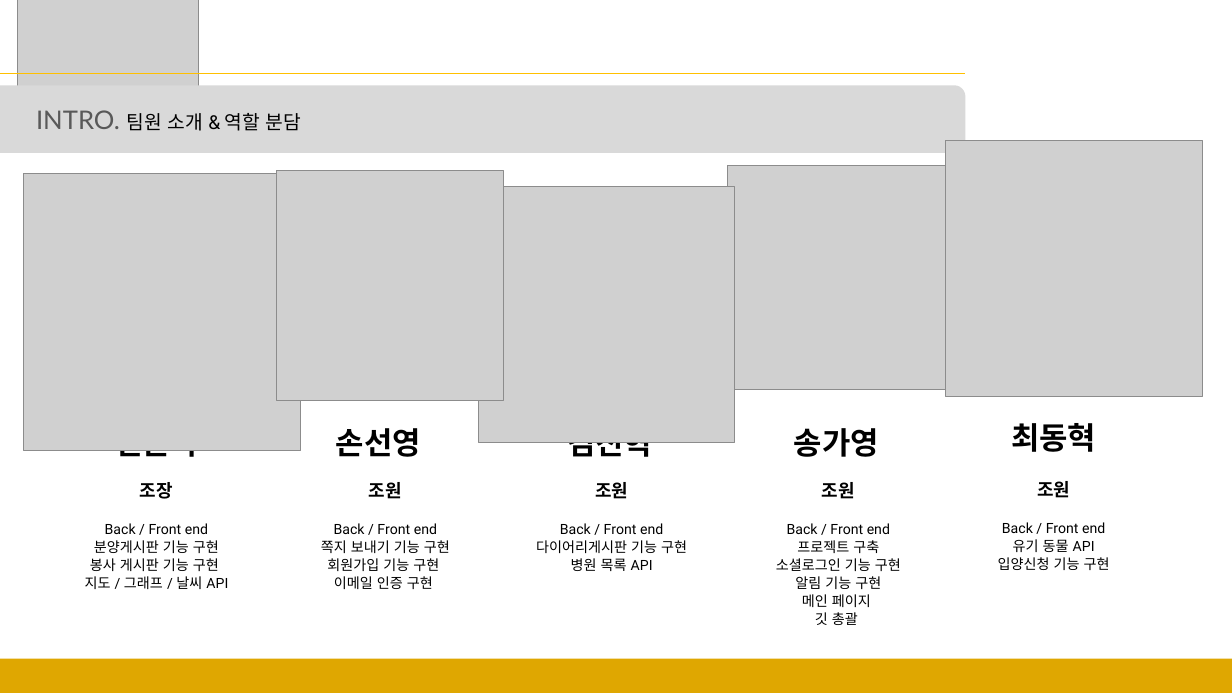
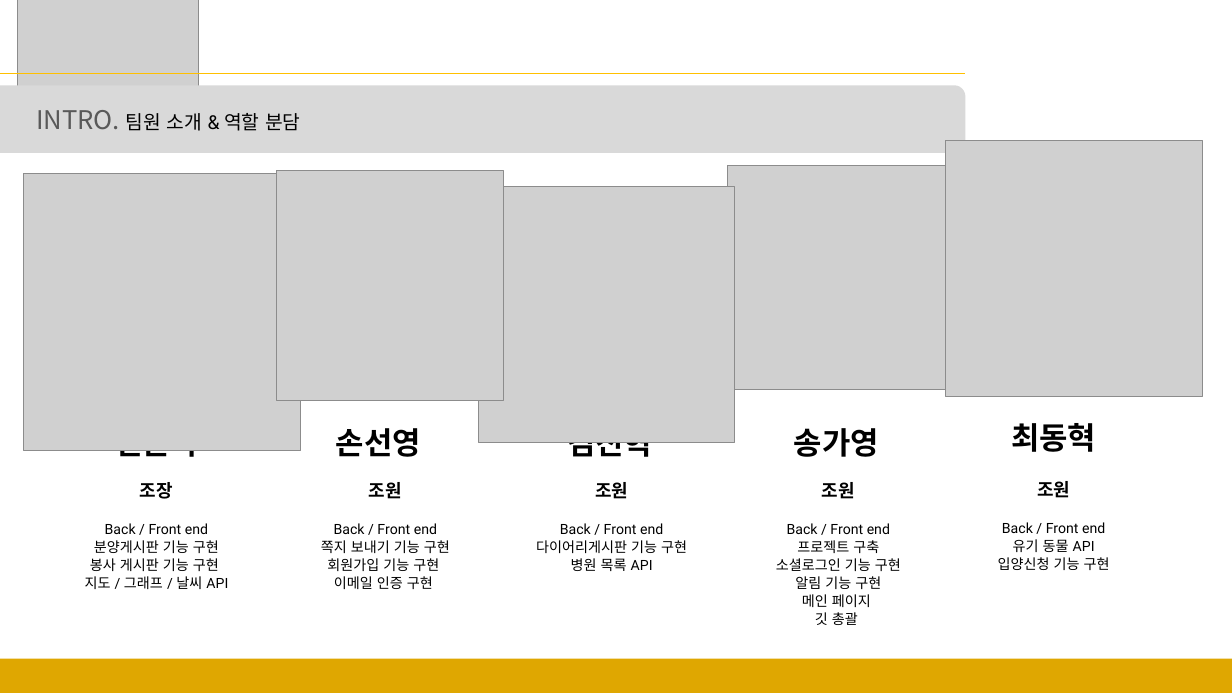
Before and after one commit to sgyoung96/Petmily, a slide deck: slide 3 of docs/발표ppt/발표.pptx. Drawn at 1232x693 pixels with LibreOffice and Linux fonts; fonts in the diff are those of the drawing; grey boxes stand for pictures. Boxes give left, top, right and bottom in pixels: in the first picture for what was removed or moved away, otherwise in the second. Text is boxed around its words. In the diff, an @@ line names an element or a change of style, - is before the commit and + after.

```diff
--- a/docs/발표ppt/발표.pptx
+++ b/docs/발표ppt/발표.pptx
@@ text "INTRO. 팀원 소개 & 역할 ..." at bbox=[36, 110, 300, 131]: font Lato to Noto Sans CJK KR in "INTRO." @@
```
Also in this commit, not shown: 9 other slides changed, 5 other files.
